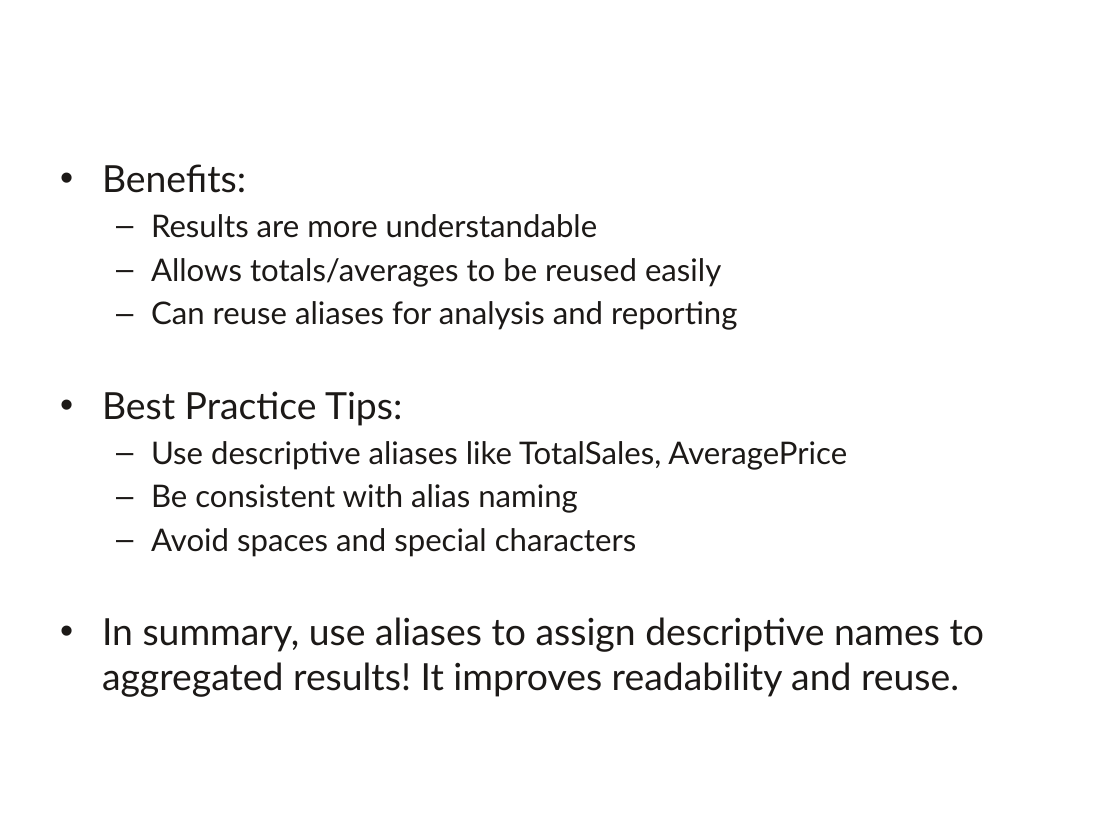
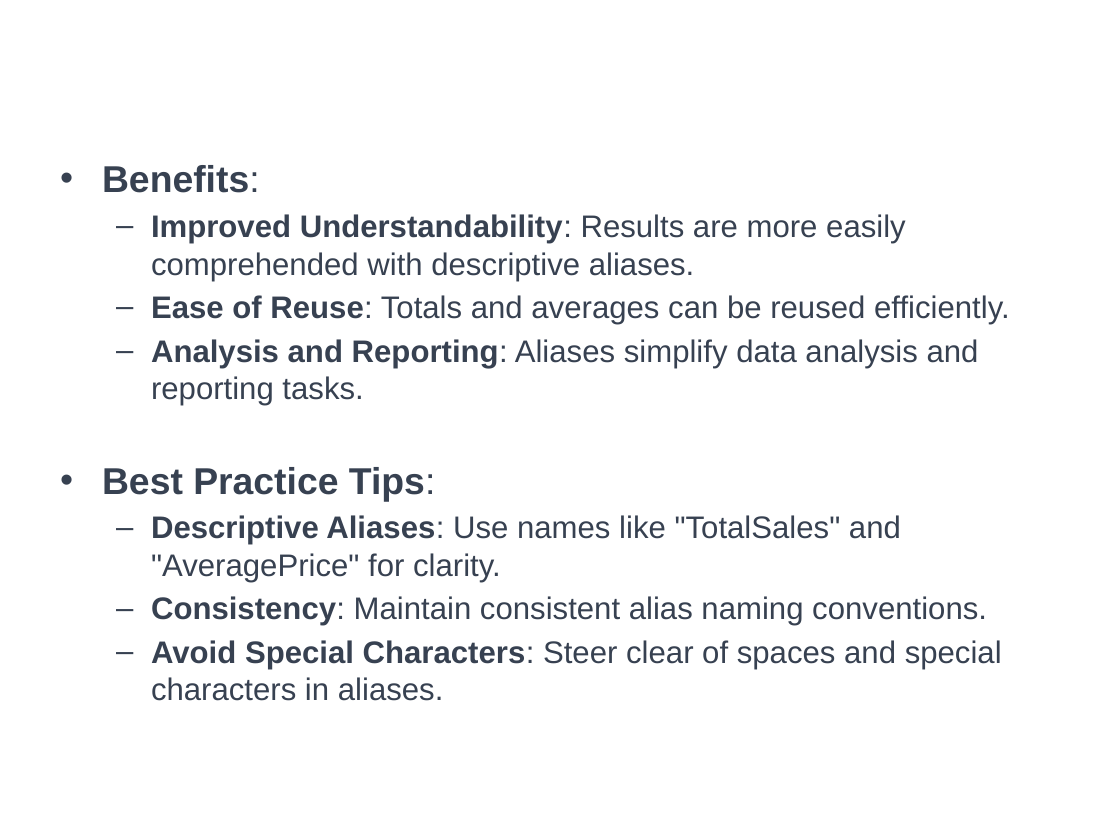
Before and after one commit to a099954/ABC-Program, a slide deck: slide 9 of SQL/Day 3 Aggregates/Aggregates.pptx (slide 8 before the commit). Drawn at 1120x840 pixels with LibreOffice and Linux fonts; fonts in the diff are those of the drawing; background and template pictures are left out. Boxes give left, top, right and bottom in pixels: in the first picture for what was removed or moved away, otherwise in the second. Text is boxed around its words. In the diff, an @@ line names an element or a change of style, - is before the commit and + after.

```diff
--- a/SQL/Day 3 Aggregates/Aggregates.pptx
+++ b/SQL/Day 3 Aggregates/Aggregates.pptx
@@ text at box(102, 165, 436, 501): font Lato to Arial, text colour #1C1917 to #374151, bold on in "Benefits:", "Best Practice Tips:" @@
@@ text at box(151, 214, 1010, 405): text changed; font Lato to Arial; text colour #1C1917 to #374151 @@
-  – Results are more understandable
-  – Allows totals/averages to be reused easily
-  – Can reuse aliases for analysis and reporting
+  – Improved Understandability: Results are more easily comprehended with descriptive aliases.
+  – Ease of Reuse: Totals and averages can be reused efficiently.
+  – Analysis and Reporting: Aliases simplify data analysis and reporting tasks.
@@ text at box(151, 515, 1002, 701): text changed; font Lato to Arial; text colour #1C1917 to #374151 @@
-  – Use descriptive aliases like TotalSales, AveragePrice
-  – Be consistent with alias naming
-  – Avoid spaces and special characters
-• In summary, use aliases to assign descriptive names to aggregated results! It improves readability and reuse.
+  – Descriptive Aliases: Use names like "TotalSales" and "AveragePrice" for clarity.
+  – Consistency: Maintain consistent alias naming conventions.
+  – Avoid Special Characters: Steer clear of spaces and special characters in aliases.
```
Also in this commit, not shown: 19 other slides changed, 3 slides added, 16 other files.
